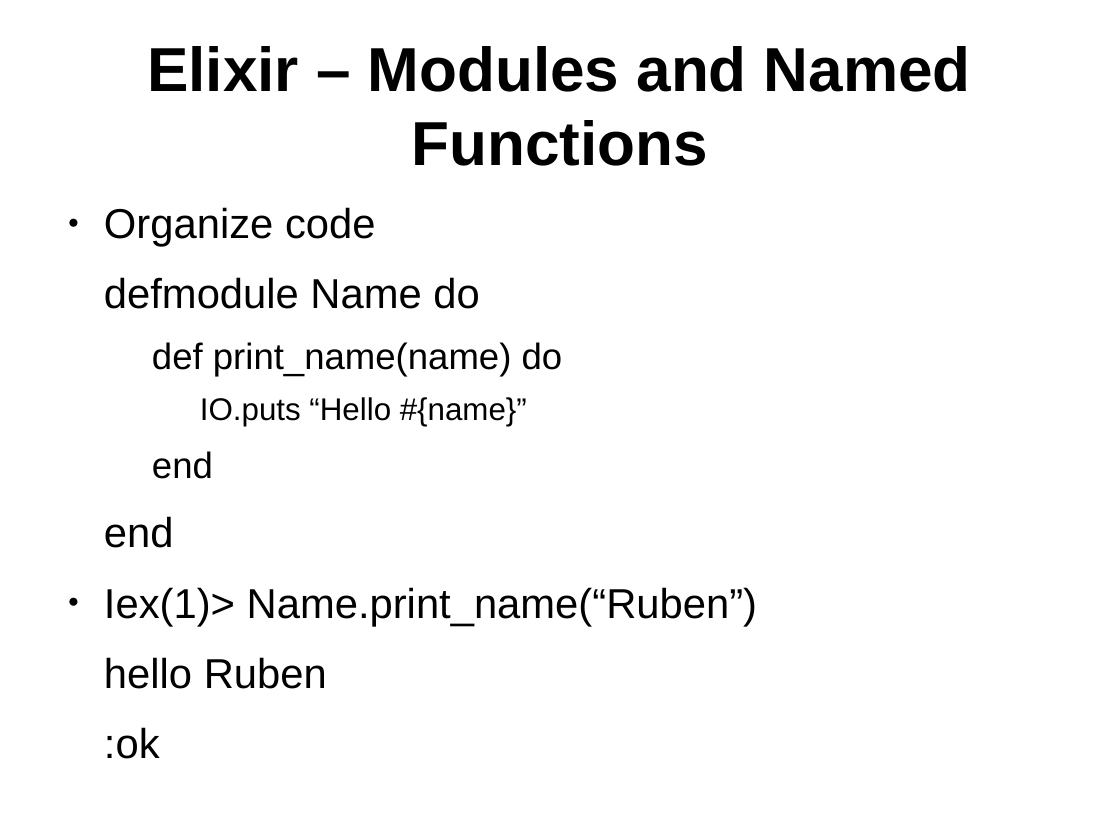
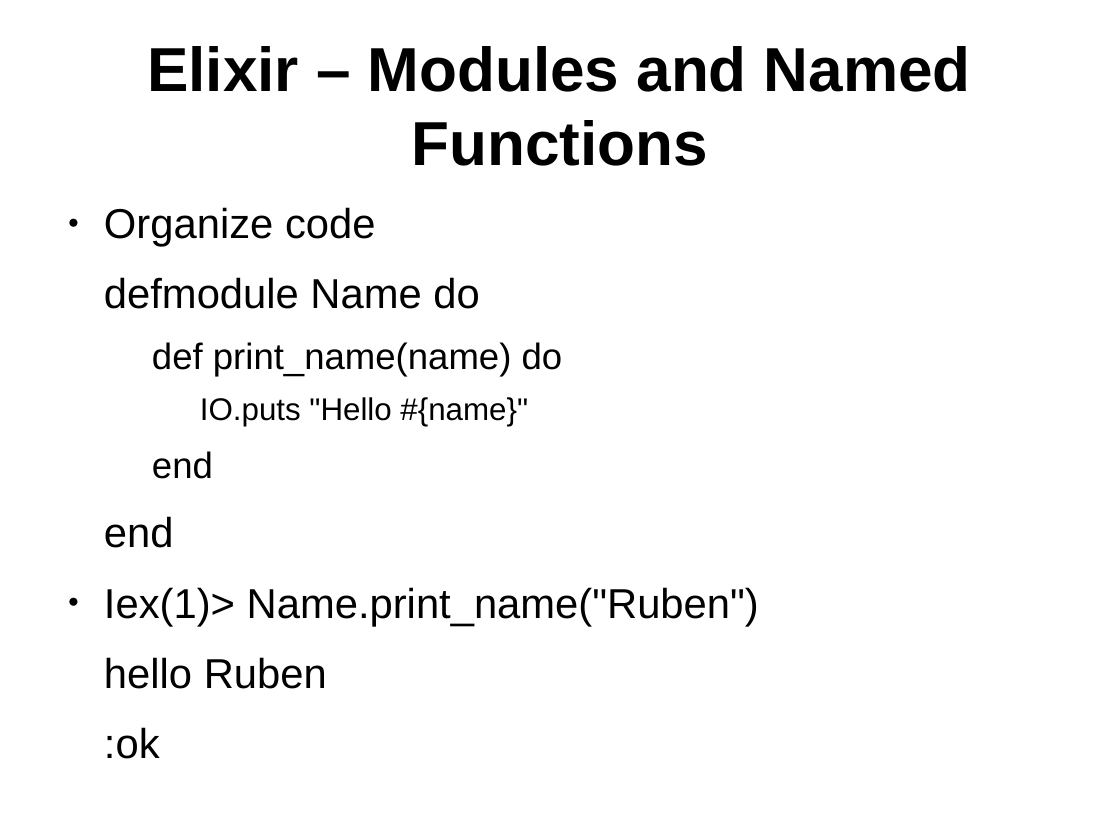
Before and after one commit to ramortegui/talks, a slide deck: slide 13 of elixir-basics.odp (slide 12 before the commit). Drawn at 1120x840 pixels with LibreOffice and Linux fonts; fonts in the diff are those of the drawing. Boxes give left, top, right and bottom in pixels: in the first picture for what was removed or moved away, otherwise in the second. Text is boxed around its words. In the diff, an @@ line names an element or a change of style, - is before the commit and + after.

```diff
--- a/elixir-basics.odp
+++ b/elixir-basics.odp
@@ text at (200, 397, 528, 426): text changed @@
-    IO.puts “Hello #{name}”
+    IO.puts "Hello #{name}"
@@ text at (104, 587, 759, 626): text changed @@
-● Iex(1)> Name.print_name(“Ruben”)
+● Iex(1)> Name.print_name("Ruben")
```
Also in this commit, not shown: 7 other slides changed, 1 slide added.
